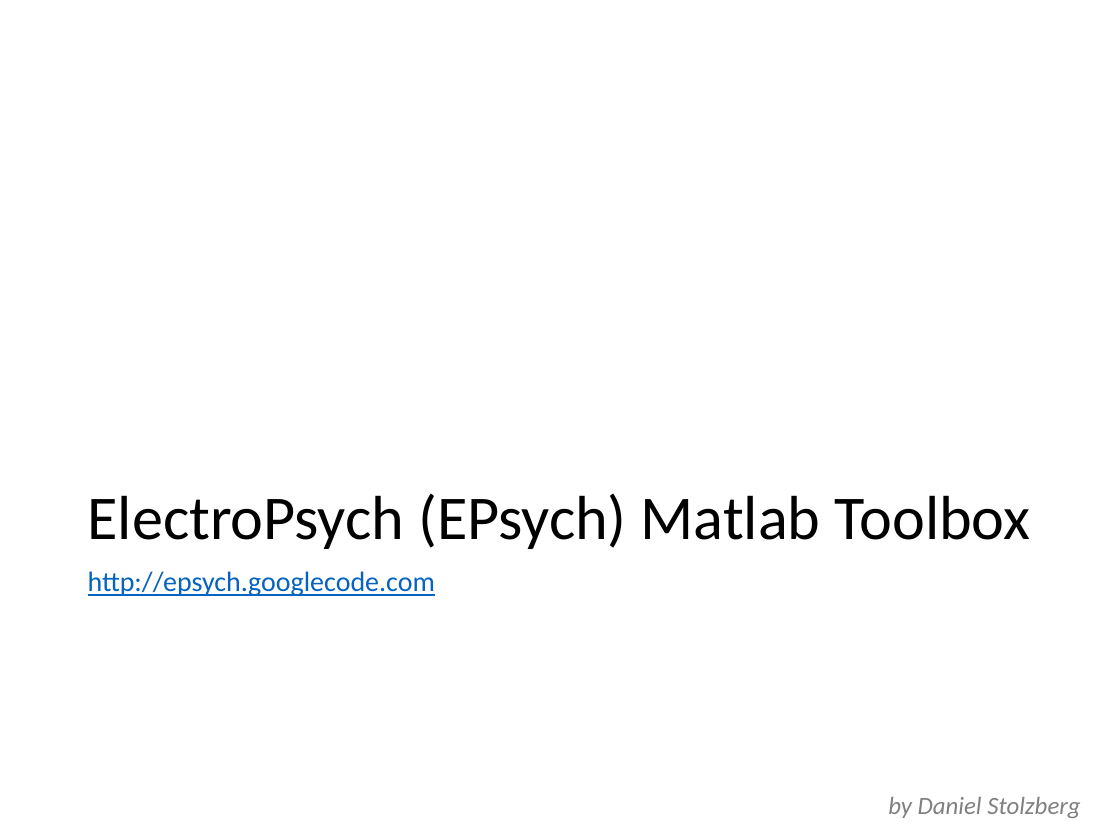
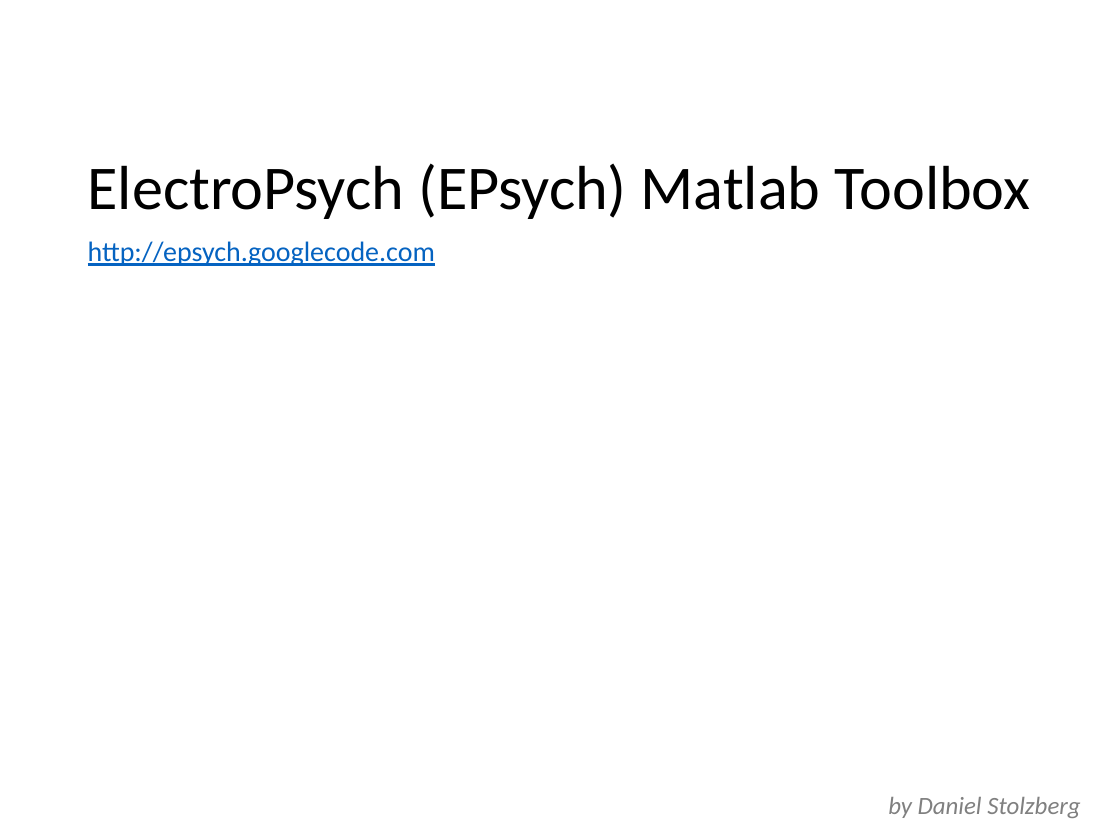
Before and after one commit to dstolz/epsych, a slide deck: slide 1 of trunk/Intro_to_ElectroPsych_Toolbox.pptx. Drawn at 1120x840 pixels with LibreOffice and Linux fonts; fonts in the diff are those of the drawing. Boxes give left, top, right and bottom in pixels: in the first picture for what was removed or moved away, otherwise in the second. Text is boxed around its words. In the diff, an @@ line names an element or a change of style, - is before the commit and + after.

```diff
--- a/trunk/Intro_to_ElectroPsych_Toolbox.pptx
+++ b/trunk/Intro_to_ElectroPsych_Toolbox.pptx
@@ title "ElectroPsych (EPsych) Matlab Toolbox": place and size @@
-title "ElectroPsych (EPsych) Matlab Toolbox" at bbox=[88, 493, 1031, 549]
+title "ElectroPsych (EPsych) Matlab Toolbox" at bbox=[88, 163, 1031, 219]
@@ text "http://epsych.googlecode.com": place and size @@
-text "http://epsych.googlecode.com" at bbox=[88, 571, 435, 596]
+text "http://epsych.googlecode.com" at bbox=[88, 241, 435, 266]
```
Also in this commit, not shown: 9 other slides changed, 2 slides added, 1 other file.
